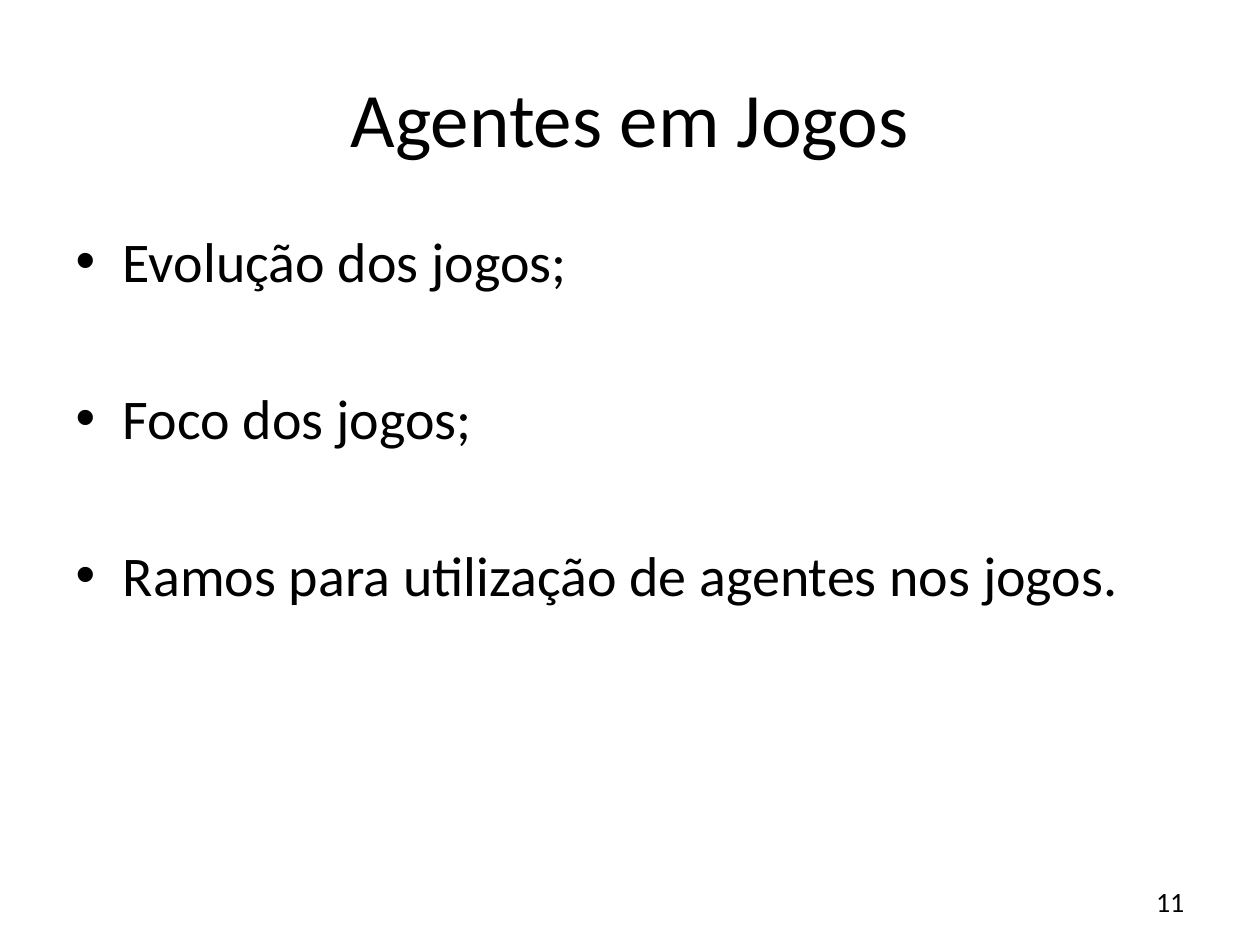
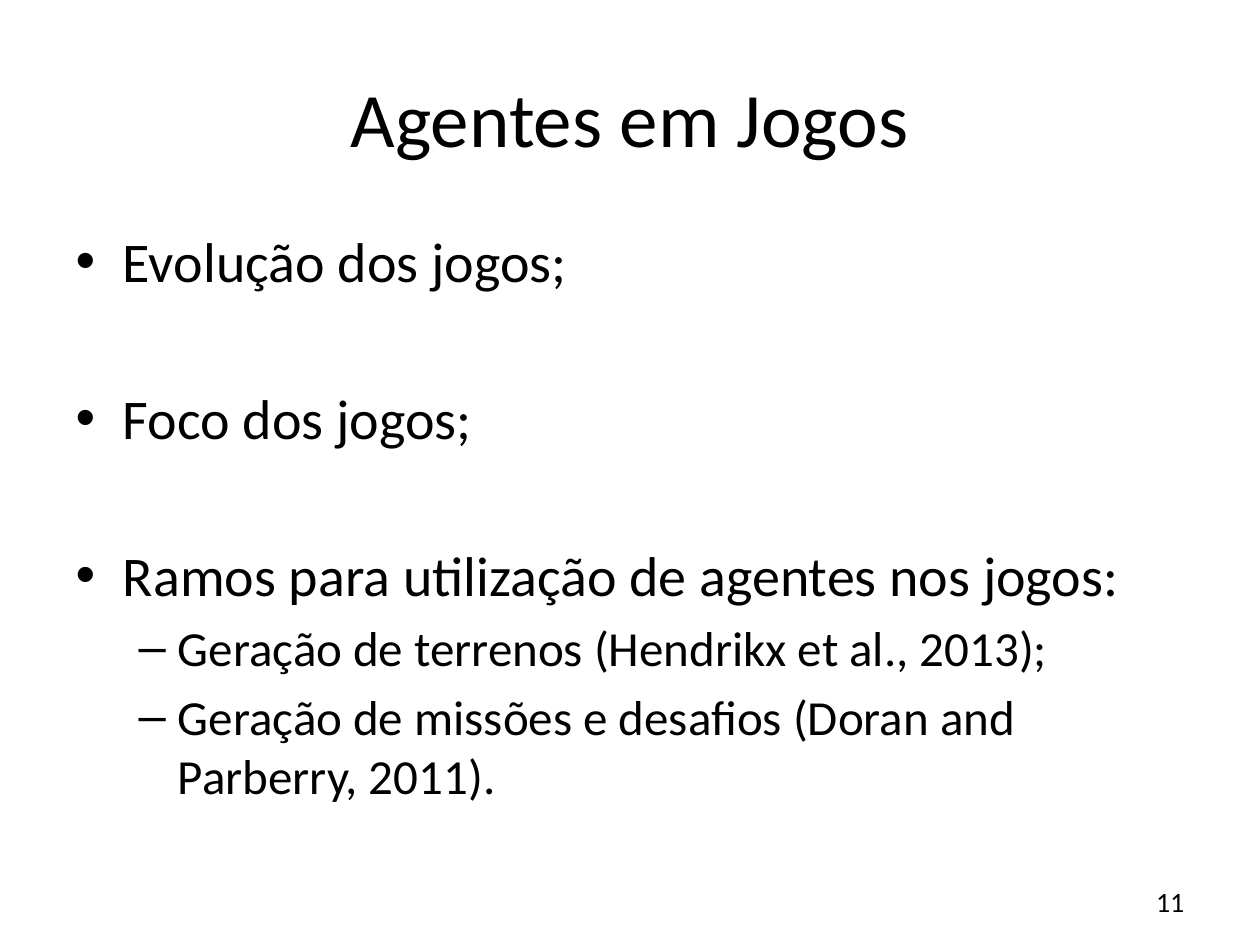
Before and after one commit to JonathanOhara/dissertacao, a slide deck: slide 11 of Apresentação Qualificação.pptx. Drawn at 1260x945 pixels with LibreOffice and Linux fonts; fonts in the diff are those of the drawing; background and template pictures are left out. Boxes give left, top, right and bottom in pixels: in the first picture for what was removed or moved away, otherwise in the second. Text is boxed around its words. In the diff, an @@ line names an element or a change of style, - is before the commit and + after.

```diff
--- a/Apresentação Qualificação.pptx
+++ b/Apresentação Qualificação.pptx
@@ text at [123, 557, 1118, 802]: text changed; size 32 to 28 pt @@
-• Ramos para utilização de agentes nos jogos.
+• Ramos para utilização de agentes nos jogos:
+  – Geração de terrenos (Hendrikx et al., 2013);
+  – Geração de missões e desafios (Doran and Parberry, 2011).
```
Also in this commit, not shown: 12 other slides changed, 4 slides added, 2 other files.
